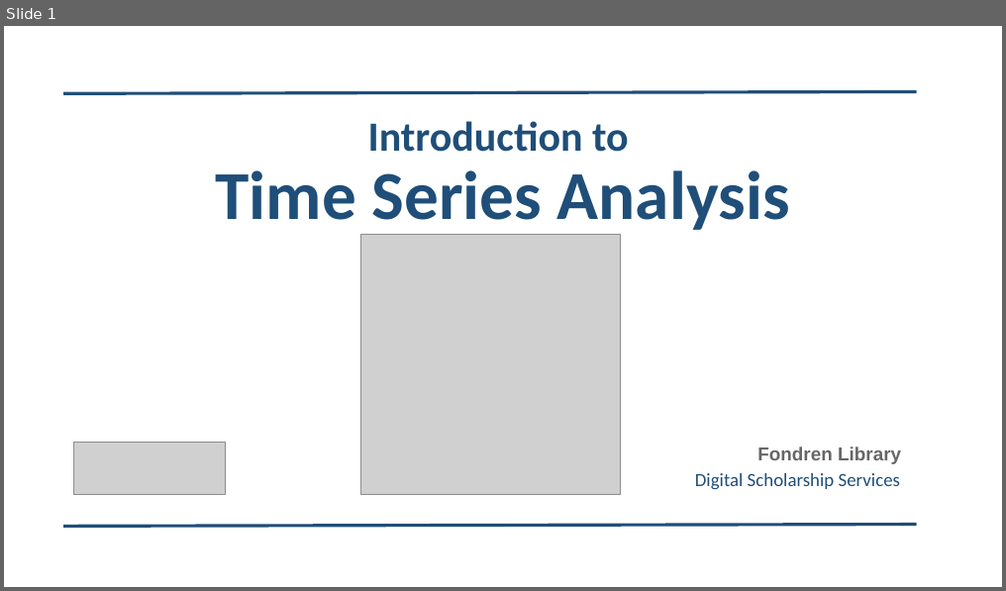
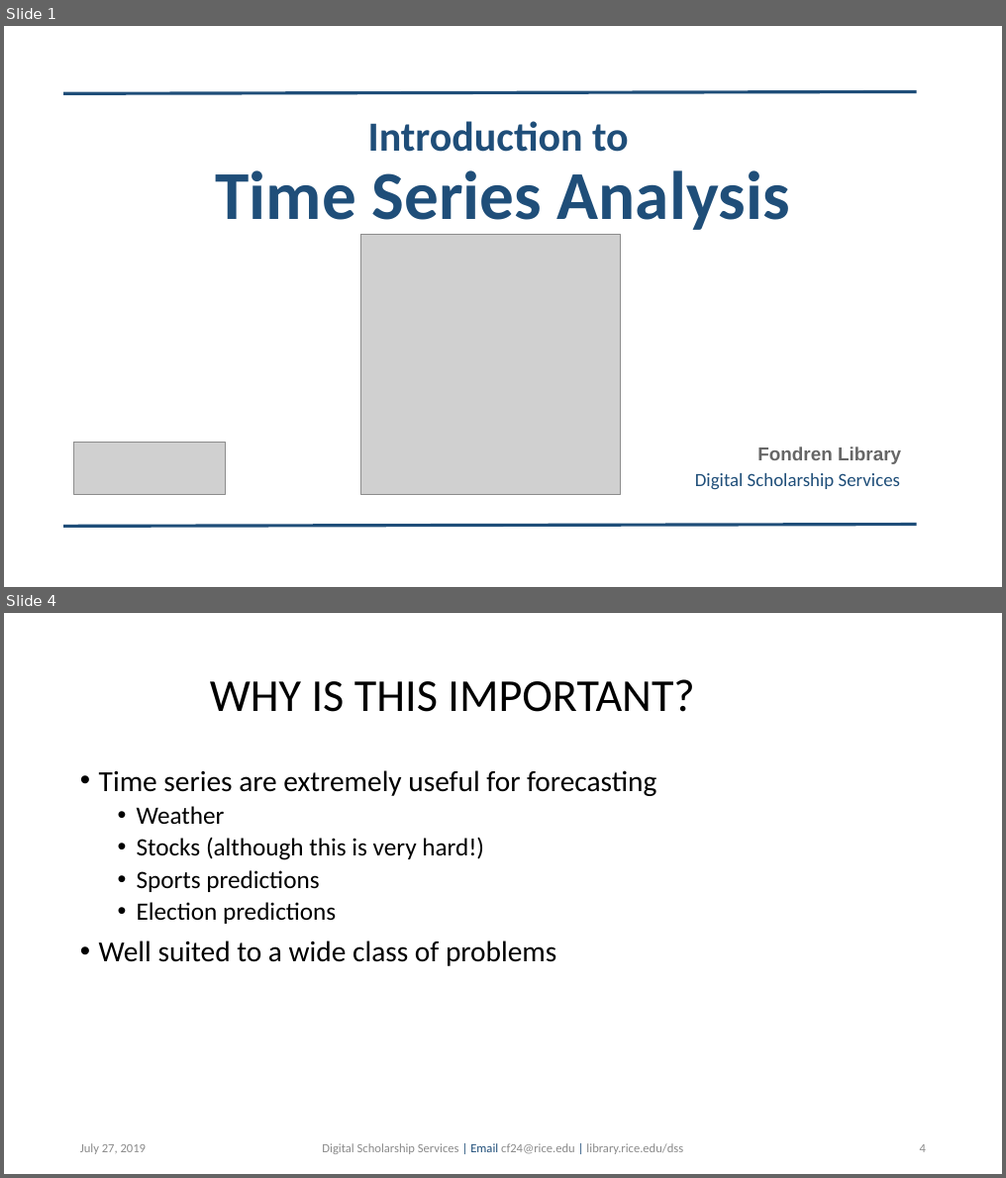
Before and after one commit to bakitybacon/rice-data-and-donuts, a slide deck: tsa/Introduction to Time Series Analysis.pptx. Shown one above the other, each under a label of ours: slide 1 before the commit, slides 1 and 4 after it; the slides between them are not shown. The pictures are 1006x591 and 1006x1178 pixels, drawn with LibreOffice and Linux fonts; fonts in the diff are those of the drawing; grey boxes stand for pictures; background and template pictures are left out. Boxes give left, top, right and bottom in pixels: in the first picture for what was removed or moved away, otherwise in the second. Text is boxed around its words. In the diff, an @@ line names an element or a change of style, - is before the commit and + after.

```diff
--- a/tsa/Introduction to Time Series Analysis.pptx
+++ b/tsa/Introduction to Time Series Analysis.pptx
@@ slide 4 added at <box>4,613,1002,1174</box>, background #FFFFFF @@
@@ title added at <box>210,679,694,712</box>, 44 pt, text #000000 @@
+WHY IS THIS IMPORTANT?
@@ text added at <box>99,770,656,966</box>, 28 pt, text #000000 @@
+• Time series are extremely useful for forecasting
+  • Weather
+  • Stocks (although this is very hard!)
+  • Sports predictions
+  • Election predictions
+• Well suited to a wide class of problems
@@ text added at <box>80,1144,147,1155</box>, 12 pt, text #8C8C8C @@
+July 27, 2019
@@ text added at <box>322,1144,683,1155</box>, 12 pt, text #8C8C8C @@
+Digital Scholarship Services | Email cf24@rice.edu | library.rice.edu/dss
@@ page number added at <box>920,1145,926,1153</box>, 12 pt, text #8C8C8C @@
+4
```
Also in this commit, not shown: 19 slides changed, 1 other file.
